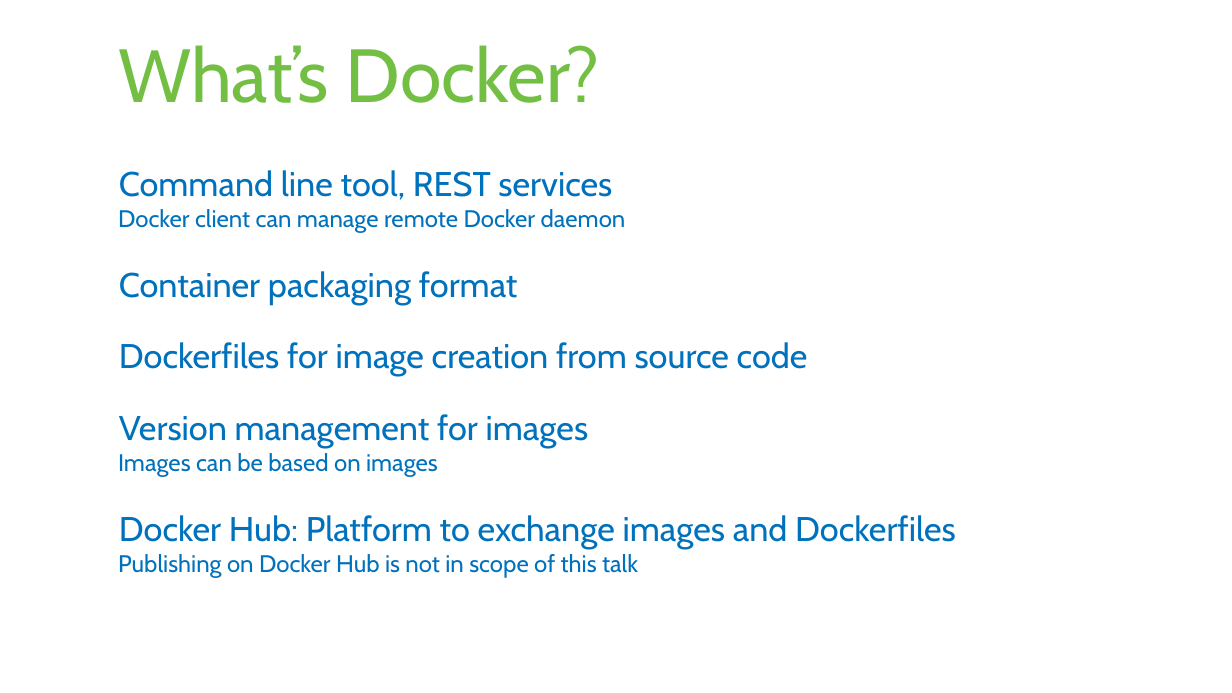
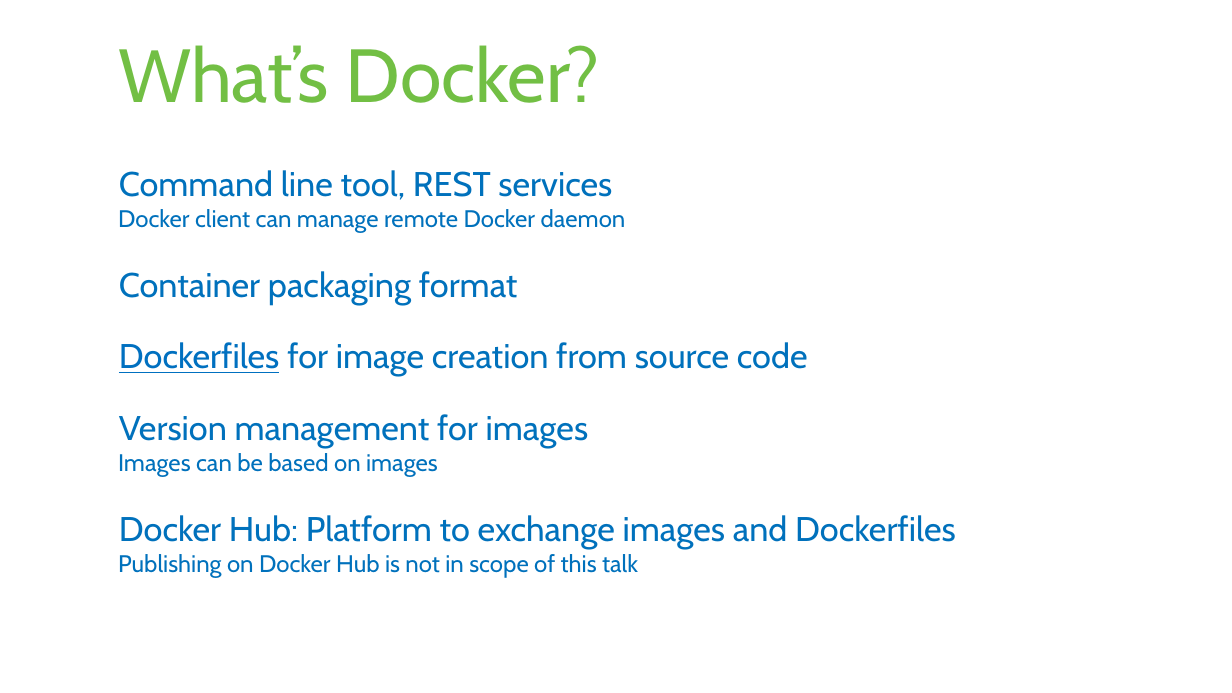
Before and after one commit to rstropek/DockerVS2015Intro, a slide deck: slide 6 of slides/Docker-Workshop.pptx (slide 5 before the commit). Drawn at 1232x693 pixels with LibreOffice and Linux fonts; fonts in the diff are those of the drawing. Boxes give left, top, right and bottom in pixels: in the first picture for what was removed or moved away, otherwise in the second. Text is boxed around its words. In the diff, an @@ line names an element or a change of style, - is before the commit and + after.

```diff
--- a/slides/Docker-Workshop.pptx
+++ b/slides/Docker-Workshop.pptx
@@ text at bbox=[119, 342, 808, 377]: text colour #0071BC to #0070C0, underline on in "Dockerfiles" @@
```
Also in this commit, not shown: 1 other slide changed, 9 slides added, 4 other files.
